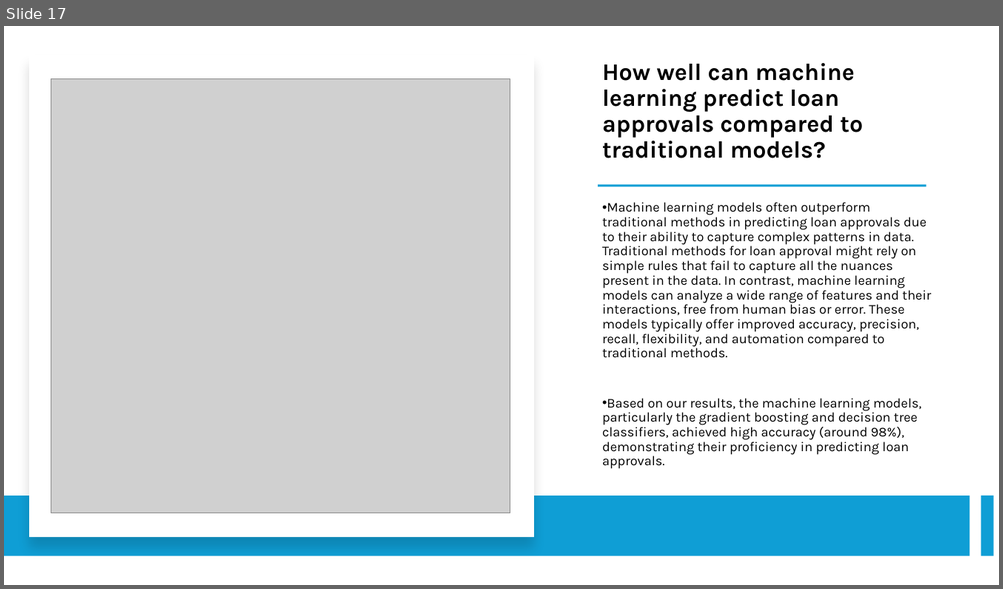
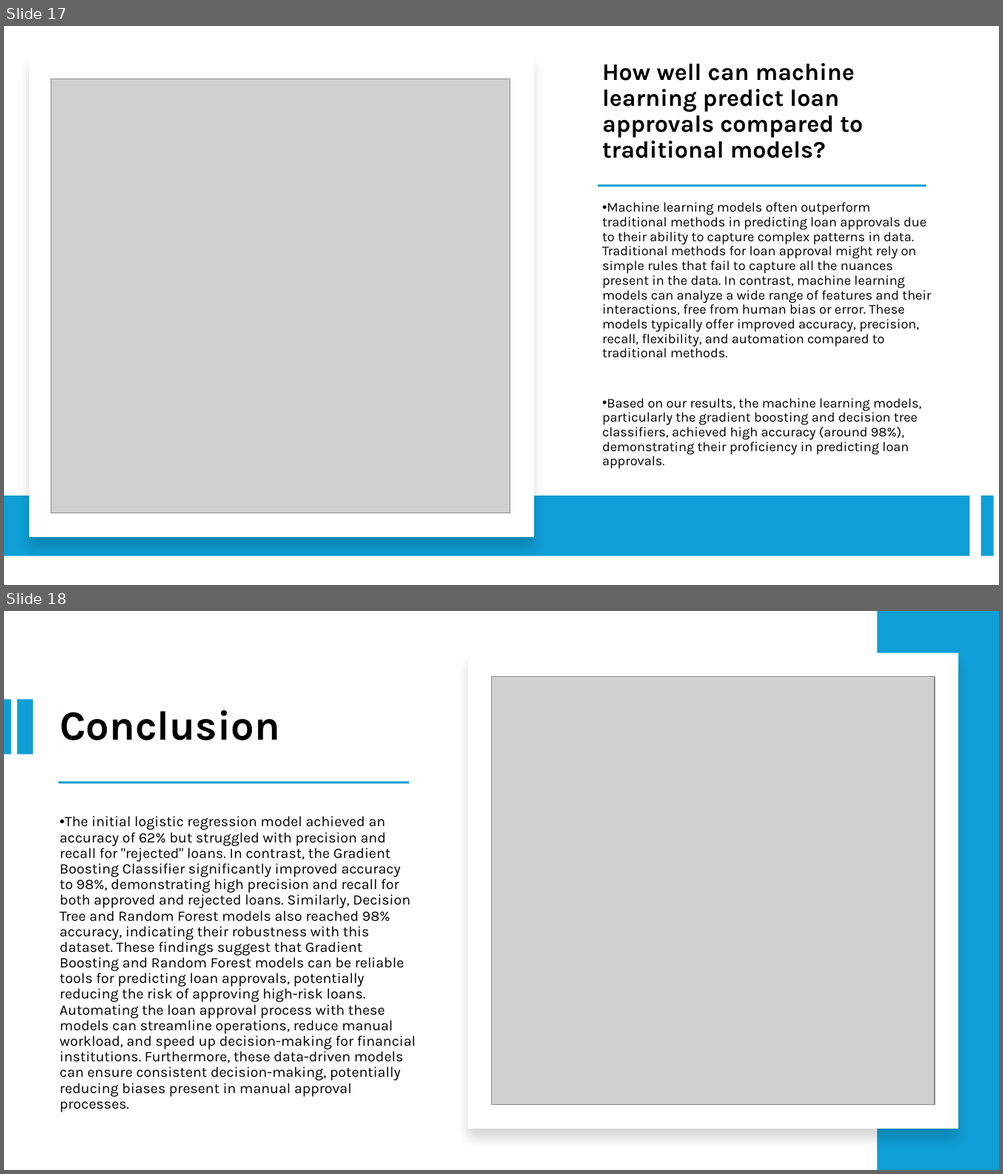
Before and after one commit to carolinastrazzari/Project-4, a slide deck: Presentation Group 5 .pptx. Shown one above the other, each under a label of ours: slide 17 before the commit, slides 17 and 18 after it. The pictures are 1003x589 and 1003x1174 pixels, drawn with LibreOffice and Linux fonts; fonts in the diff are those of the drawing; grey boxes stand for pictures. Boxes give left, top, right and bottom in pixels: in the first picture for what was removed or moved away, otherwise in the second. Text is boxed around its words. In the diff, an @@ line names an element or a change of style, - is before the commit and + after.

Commit message:
Update presentation and README, add images

```diff
--- a/Presentation Group 5 .pptx
+++ b/Presentation Group 5 .pptx
@@ slide 18 added at box(4, 611, 999, 1170), background #FFFFFF @@
@@ rectangle added at box(877, 611, 999, 1170), fill #0F9ED5 @@
@@ rectangle added at box(468, 652, 959, 1129), fill #FFFFFF @@
@@ picture added at box(492, 676, 934, 1105) @@
@@ rectangle added at box(4, 699, 11, 755), fill #0F9ED5 @@
@@ rectangle added at box(17, 699, 32, 755), fill #0F9ED5 @@
@@ title added at box(60, 710, 280, 741), 40 pt, text #000000, bold @@
+Conclusion
@@ rectangle added at box(59, 782, 409, 784), fill #0F9ED5 @@
@@ text added at box(60, 816, 415, 1113), 14 pt, text #000000 @@
+• The initial logistic regression model achieved an accuracy of 62% but struggled with precision and recall for "rejected" loans. In contrast, the Gradient Boosting Classifier significantly improved accuracy to 98%, demonstrating high precision and recall for both approved and rejected loans. Similarly, Decision Tree and Random Forest models also reached 98% accuracy, indicating their robustness with this dataset. These findings suggest that Gradient Boosting and Random Forest models can be reliable tools for predicting loan approvals, potentially reducing the risk of approving high-risk loans. Automating the loan approval process with these models can streamline operations, reduce manual workload, and speed up decision-making for financial institutions. Furthermore, these data-driven models can ensure consistent decision-making, potentially reducing biases present in manual approval processes.
```
Also in this commit, not shown: 1 other slide added, 5 other files.
